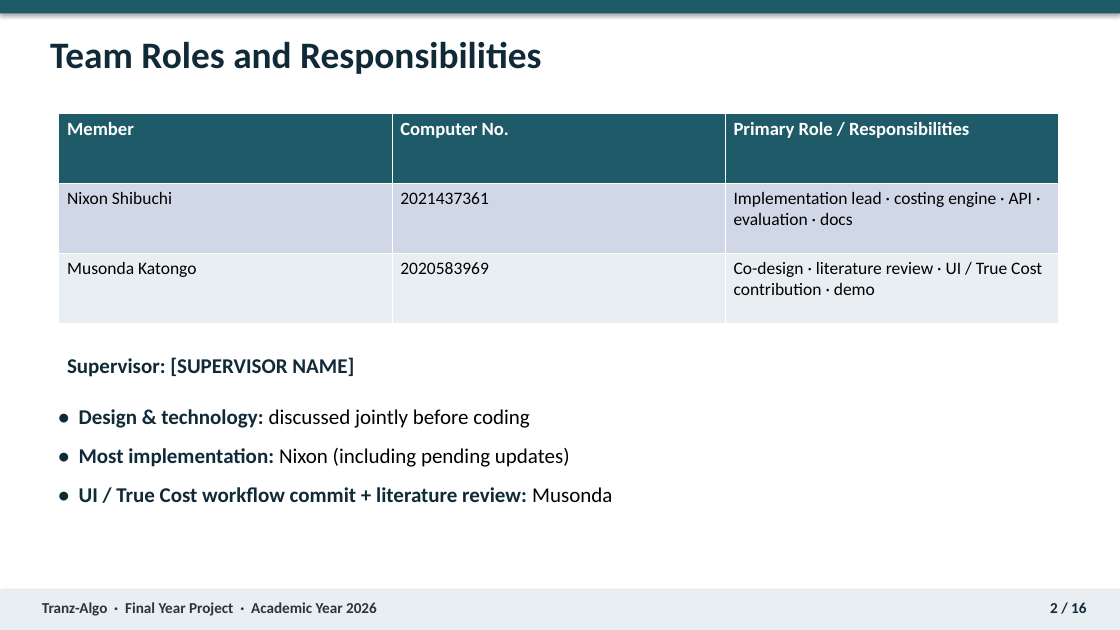
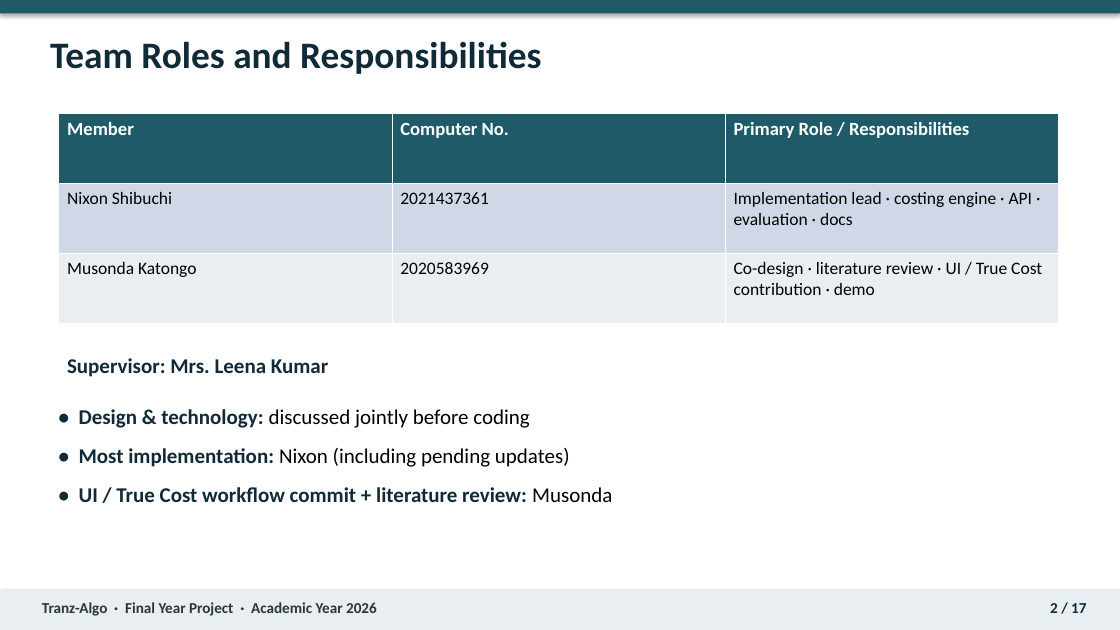
Before and after one commit to Nixon-Shibuchi/Tranz-Algo, a slide deck: slide 2 of docs/report/Tranz-Algo_Final_Year_Project_Presentation_2026.pptx. Drawn at 1120x630 pixels with LibreOffice and Linux fonts; fonts in the diff are those of the drawing. Boxes give left, top, right and bottom in pixels: in the first picture for what was removed or moved away, otherwise in the second. Text is boxed around its words. In the diff, an @@ line names an element or a change of style, - is before the commit and + after.

```diff
--- a/docs/report/Tranz-Algo_Final_Year_Project_Presentation_2026.pptx
+++ b/docs/report/Tranz-Algo_Final_Year_Project_Presentation_2026.pptx
@@ text at box(67, 358, 328, 377): text changed @@
-Supervisor: [SUPERVISOR NAME]
+Supervisor: Mrs. Leena Kumar
@@ text at box(1050, 603, 1086, 613): text changed @@
-2 / 16
+2 / 17
```
Also in this commit, not shown: 13 other slides changed, 1 slide added, 39 other files.
